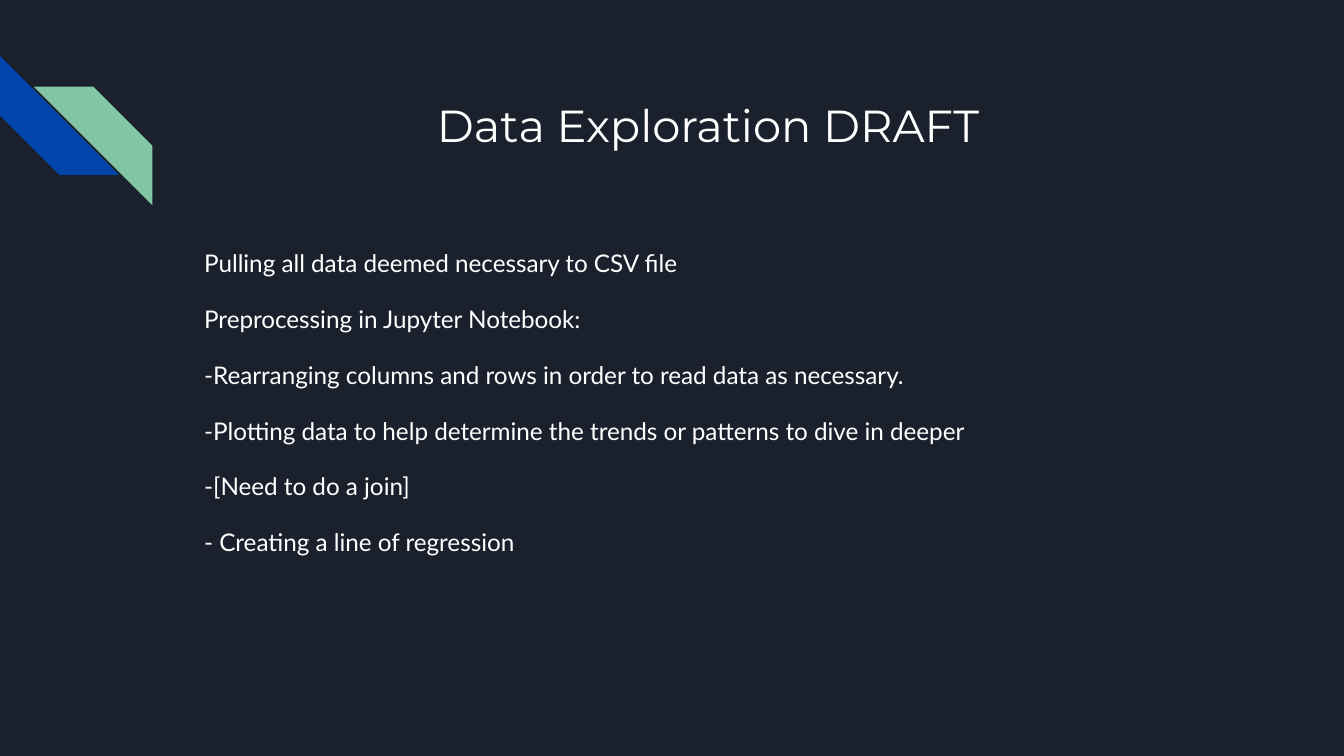
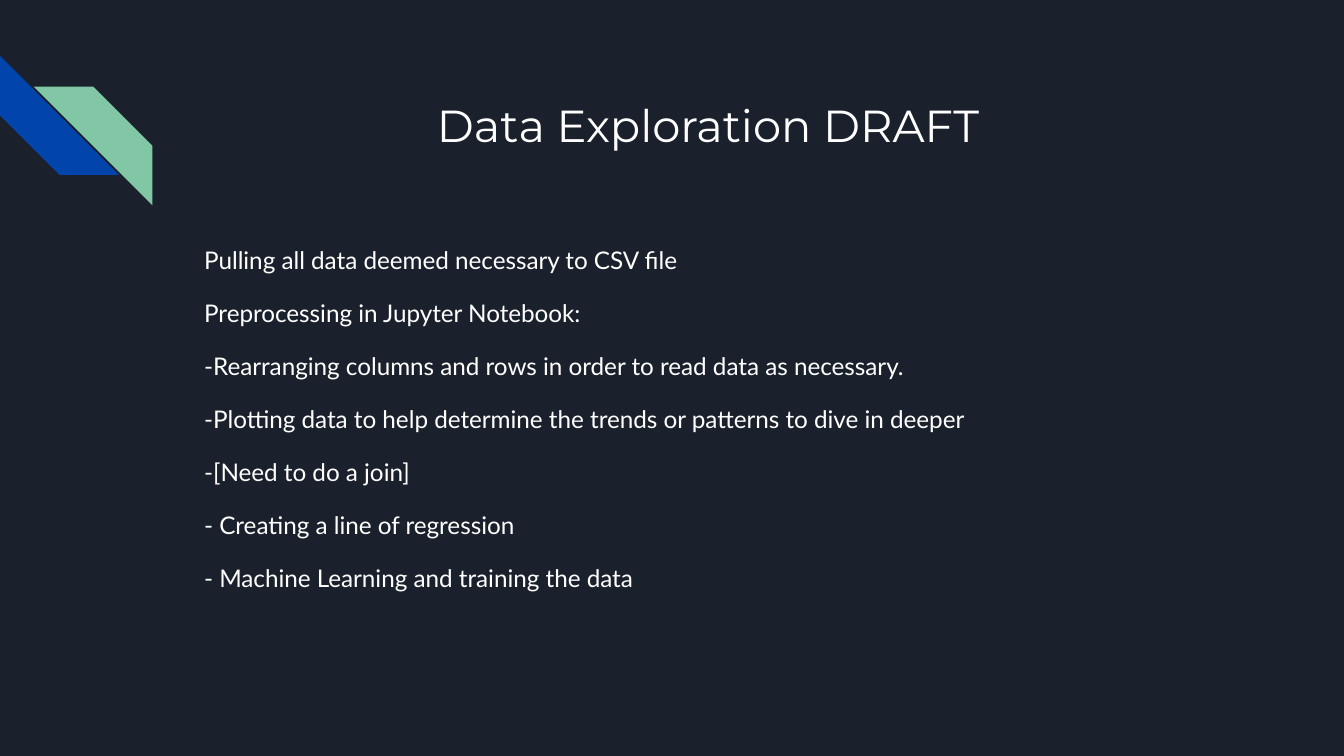
Before and after one commit to VickyCarlson/PCI_Growth, a slide deck: slide 6 of Effect of Educational Attainment on per Capita Growth by State.pptx. Drawn at 1344x756 pixels with LibreOffice and Linux fonts; fonts in the diff are those of the drawing. Boxes give left, top, right and bottom in pixels: in the first picture for what was removed or moved away, otherwise in the second. Text is boxed around its words. In the diff, an @@ line names an element or a change of style, - is before the commit and + after.

```diff
--- a/Effect of Educational Attainment on per Capita Growth by State.pptx
+++ b/Effect of Educational Attainment on per Capita Growth by State.pptx
@@ text at box(204, 251, 964, 539): line spacing 1.15 to 1.05 @@
@@ text at box(219, 569, 633, 592): paragraph added @@
+- Machine Learning and training the data
```
Also in this commit, not shown: 2 other slides changed.
